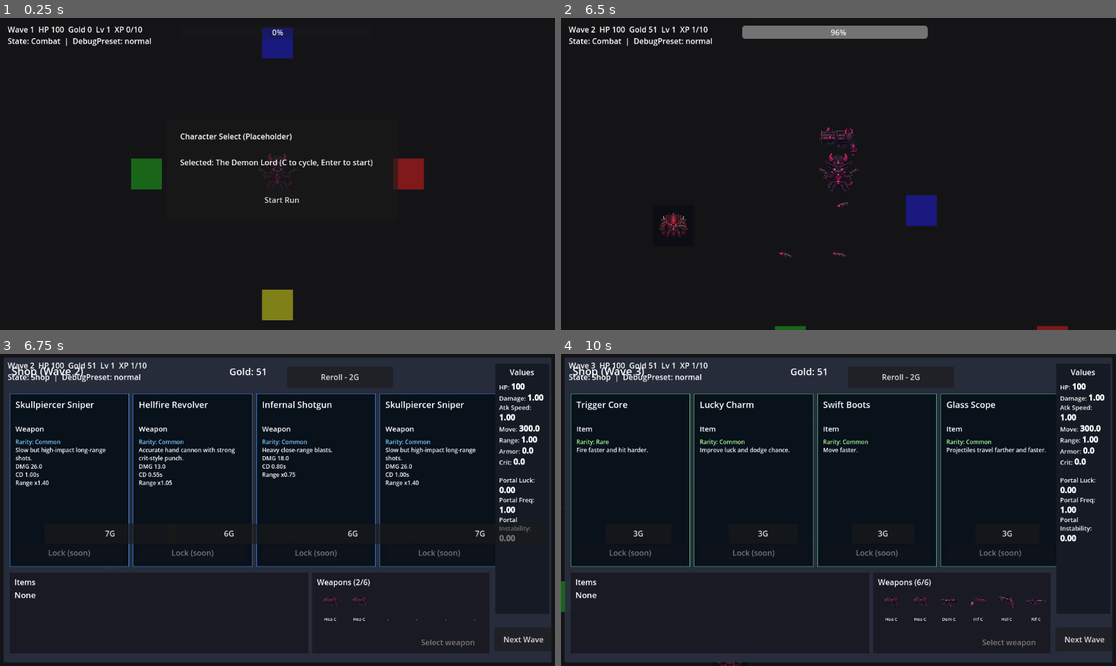
Above: before the commit, frames 1-4 (two rows, left to right).
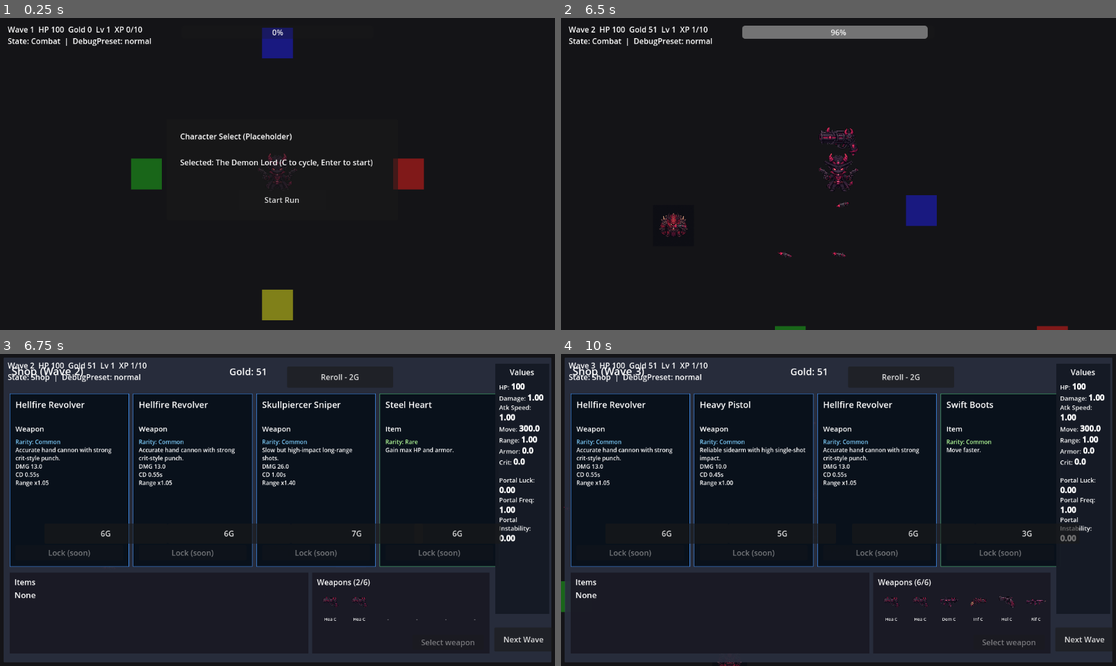
Above: after the commit, the same moments.

Repository: KevinRabbe/bullet-hell-roughe-lite
Game: Godot game, scene res://scenes/Main.tscn
Same seed, same stepped clock (60 frames per second), same inputs: the game is played once before the commit and once after it. This scene is started directly instead of the project's main scene.
Inputs (mouse positions are in pixels of both pictures, inside the frame that each line leads up to):
- Up to frame 1 (0.25 s): no input
- Up to frame 2 (6.5 s): click "Start Run" at 0.5 s; tap Enter at 1.25, 3.6 s; move the mouse to (810, 236) at 1.27 s; hold C (cycle_character) 1.28-2.03 s; hold W (move_up) 1.28-2.78 s; click (810, 236) at 1.42 s; tap Space at 1.52, 2.27, 3.77, 4.52, 5.27 s; move the mouse to (1005, 220) at 2.02 s; tap E (interact) at 2.1 s; move the mouse to (672, 127) at 2.77 s; hold A (move_left) 2.78-4.28 s; tap B at 2.85 s; move the mouse to (866, 174) at 3.52 s; click (866, 174) at 3.67 s; move the mouse to (755, 96) at 4.27 s; hold S (move_down) 4.28-5.03 s; tap R at 4.35 s; move the mouse to (960, 158) at 5.02 s; hold D (move_right) 5.03-5.78 s; tap P at 5.1 s; move the mouse to (727, 189) at 5.77 s; hold W (move_up) from 5.78 s (still down); tap Q at 5.85 s; click (727, 189) at 5.92 s
- Up to frame 3 (6.75 s): move the mouse to (333, 441) at 6.52 s; release W (move_up) at 6.53 s; hold D (move_right) from 6.53 s (still down); tap 1 at 6.6 s
- Up to frame 4 (10 s): tap Space at 6.77, 7.52, 8.27, 9.77 s; move the mouse to (810, 572) at 7.27 s; tap 2 at 7.35 s; move the mouse to (1005, 556) at 8.02 s; tap 3 at 8.1 s; click (1005, 556) at 8.17 s; move the mouse to (672, 463) at 8.77 s; release D (move_right) at 8.78 s; hold S (move_down) 8.78-9.53 s; tap 4 at 8.85 s; move the mouse to (866, 510) at 9.52 s; hold A (move_left) from 9.53 s (still down); tap 5 at 9.6 s

Frames 1-2 are identical in both runs. In frame 3, 2.2% of the frame differs, in the area x 2-96%, y 12-69%; in frame 4, 3.3%, in the area x 1-94%, y 12-69%.

Commit message:
Stage 11.4: add item rarity rolls and scaling in shop

Diff:
--- a/scripts/game/shop_controller.gd
+++ b/scripts/game/shop_controller.gd
@@ -35,6 +35,18 @@
 	"rare": 2,
 	"epic": 4,
 	"legendary": 8,
+}
+const ITEM_RARITY_WEIGHTS_BY_WAVE: Array[Dictionary] = [
+	{"max_wave": 2, "weights": {"common": 92.0, "rare": 8.0}},
+	{"max_wave": 5, "weights": {"common": 75.0, "rare": 22.0, "epic": 3.0}},
+	{"max_wave": 9, "weights": {"common": 52.0, "rare": 36.0, "epic": 11.0, "legendary": 1.0}},
+	{"max_wave": 9999, "weights": {"common": 38.0, "rare": 38.0, "epic": 20.0, "legendary": 4.0}},
+]
+const ITEM_RARITY_PRICE_MULTIPLIER: Dictionary = {
+	"common": 1,
+	"rare": 2,
+	"epic": 3,
+	"legendary": 5,
 }
 
 var enemy_spawner: Node
@@ -137,11 +149,16 @@
 		var item_name := item_id.replace("_", " ").capitalize()
 		if str(item.name) != "":
 			item_name = str(item.name)
+		var item_price := DEFAULT_ITEM_PRICE
+		if int(item.price) > 0:
+			item_price = int(item.price)
 		_item_offer_pool.append({
 			"type": "item",
 			"id": item_id,
 			"label": item_name,
-			"price": DEFAULT_ITEM_PRICE
+			"price": item_price,
+			"base_price": item_price,
+			"rarity": str(item.rarity)
 		})
 
 func _on_wave_completed(wave_index: int) -> void:
@@ -203,7 +220,7 @@
 				button.disabled = true
 			else:
 				var rarity_badge := ""
-				if offer_type == "weapon":
+				if offer_type == "weapon" or offer_type == "item":
 					rarity_badge = "[%s] " % str(offer.get("rolled_rarity", "common")).capitalize()
 				button.text = "%s%s (%dG)" % [rarity_badge, str(offer.get("label", "Offer")), price]
 				button.disabled = false
@@ -290,15 +307,43 @@
 	var selected: Variant = pool[index]
 	if selected is Dictionary:
 		var offer := (selected as Dictionary).duplicate(true)
-		if str(offer.get("type", "")) == "weapon":
+		var offer_type := str(offer.get("type", ""))
+		if offer_type == "weapon":
 			var rolled_rarity := _roll_weapon_rarity_for_wave(_current_wave_index)
 			var base_price := int(offer.get("base_price", int(offer.get("price", 0))))
 			var scaled_price := _scaled_weapon_price(base_price, rolled_rarity)
 			offer["rolled_rarity"] = rolled_rarity
 			offer["final_price"] = scaled_price
 			offer["price"] = scaled_price
+		elif offer_type == "item":
+			var rolled_item_rarity := _roll_item_rarity_for_wave(_current_wave_index)
+			var rarity_offer := _pick_item_offer_for_rarity(rolled_item_rarity)
+			if rarity_offer.is_empty():
+				rarity_offer = offer
+			offer = rarity_offer
+			var item_base_price := int(offer.get("base_price", int(offer.get("price", DEFAULT_ITEM_PRICE))))
+			var scaled_item_price := _scaled_item_price(item_base_price, rolled_item_rarity)
+			offer["rolled_rarity"] = rolled_item_rarity
+			offer["final_price"] = scaled_item_price
+			offer["price"] = scaled_item_price
 		return offer
 	return {}
+
+func _pick_item_offer_for_rarity(rarity_name: String) -> Dictionary:
+	var matching: Array[Dictionary] = []
+	for item_offer_variant in _item_offer_pool:
+		if not (item_offer_variant is Dictionary):
+			continue
+		var item_offer: Dictionary = item_offer_variant
+		if str(item_offer.get("rarity", "common")) == rarity_name:
+			matching.append(item_offer)
+	if matching.is_empty():
+		for fallback_variant in _item_offer_pool:
+			if fallback_variant is Dictionary:
+				matching.append(fallback_variant)
+	if matching.is_empty():
+		return {}
+	return matching[rng.randi_range(0, matching.size() - 1)].duplicate(true)
 
 func _find_item_data(item_id: String) -> ItemData:
 	for item in ItemDatabase.get_prototype_items():
@@ -335,9 +380,40 @@
 				return resolved
 	return {"common": 100.0}
 
+func _roll_item_rarity_for_wave(wave_index: int) -> String:
+	var weights := _item_rarity_weights_for_wave(wave_index)
+	var total_weight := 0.0
+	for rarity_name in RARITY_ORDER:
+		total_weight += float(weights.get(rarity_name, 0.0))
+	if total_weight <= 0.0:
+		return "common"
+	var roll := rng.randf_range(0.0, total_weight)
+	var threshold := 0.0
+	for rarity_name in RARITY_ORDER:
+		threshold += float(weights.get(rarity_name, 0.0))
+		if roll <= threshold:
+			return rarity_name
+	return "common"
+
+func _item_rarity_weights_for_wave(wave_index: int) -> Dictionary:
+	for band_variant in ITEM_RARITY_WEIGHTS_BY_WAVE:
+		if not (band_variant is Dictionary):
+			continue
+		var band: Dictionary = band_variant
+		if wave_index <= int(band.get("max_wave", 9999)):
+			var resolved: Variant = band.get("weights", {})
+			if resolved is Dictionary:
+				return resolved
+	return {"common": 100.0}
+
 func _scaled_weapon_price(base_price: int, rolled_rarity: String) -> int:
 	var safe_base := maxi(base_price, 1)
 	var multiplier := int(WEAPON_RARITY_PRICE_MULTIPLIER.get(rolled_rarity, 1))
+	return safe_base * multiplier
+
+func _scaled_item_price(base_price: int, rolled_rarity: String) -> int:
+	var safe_base := maxi(base_price, 1)
+	var multiplier := int(ITEM_RARITY_PRICE_MULTIPLIER.get(rolled_rarity, 1))
 	return safe_base * multiplier
 
 func _on_continue_pressed() -> void:
